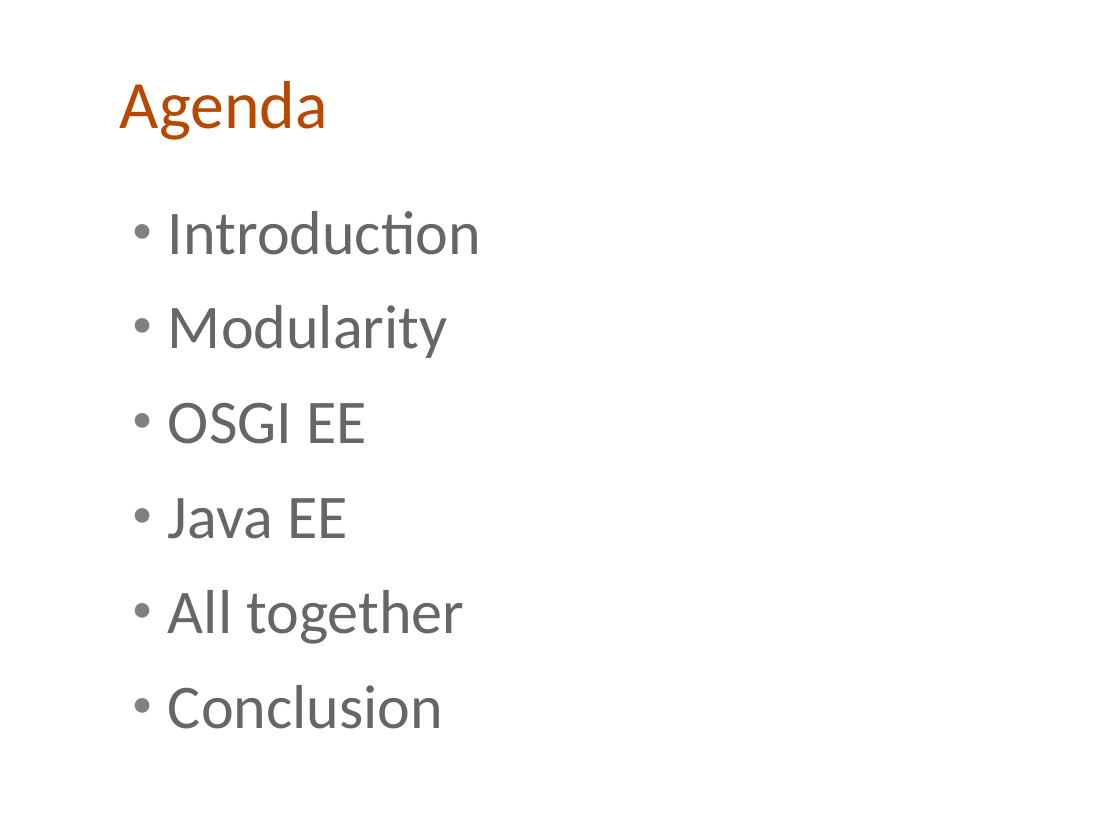
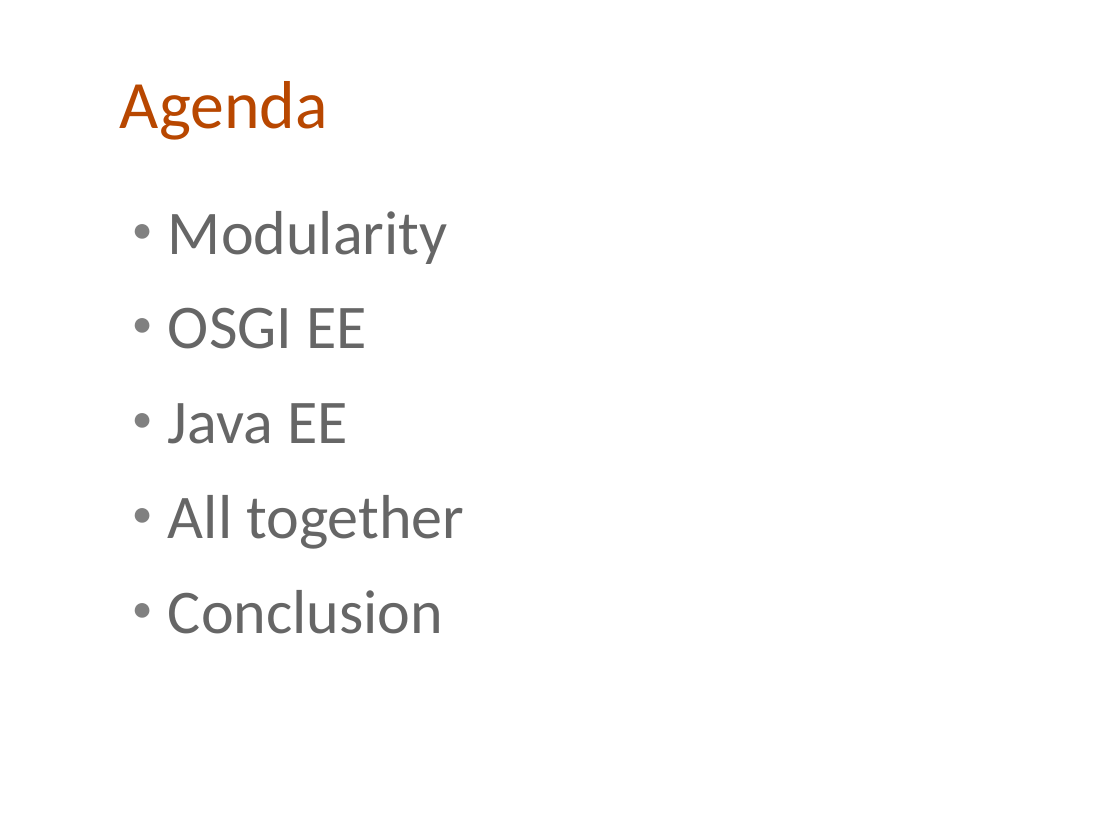
Before and after one commit to cmoulliard/apachecon-2012, a slide deck: slide 2 of karaf-ee-apachecon_eu_2012.odp. Drawn at 1120x840 pixels with LibreOffice and Linux fonts; fonts in the diff are those of the drawing; background and template pictures are left out. Boxes give left, top, right and bottom in pixels: in the first picture for what was removed or moved away, otherwise in the second. Text is boxed around its words. In the diff, an @@ line names an element or a change of style, - is before the commit and + after.

```diff
--- a/karaf-ee-apachecon_eu_2012.odp
+++ b/karaf-ee-apachecon_eu_2012.odp
@@ text at (168,211,481,255): paragraph removed @@
-● Introduction
```
Also in this commit, not shown: 14 other slides changed, 4 slides added, 1 slide removed.
